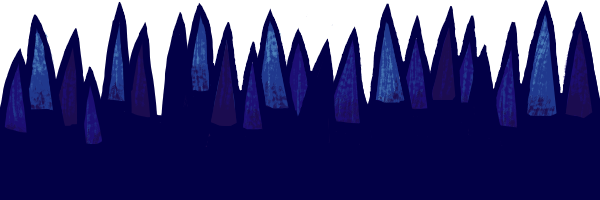
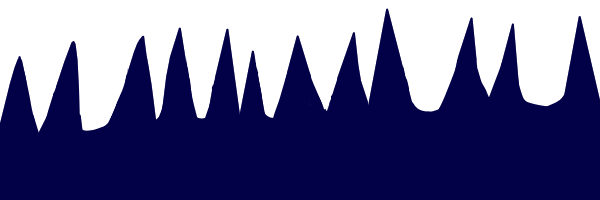
Before/after of a 600×200 layered artwork. What changed in the layer stack:
added layer "Kopia fill" above "outlines" over (0, 0, 600, 147)
hid "outlines", painted on it over (0, 0, 600, 147)
removed layer "Warstwa 1" over (0, 0, 600, 147)
